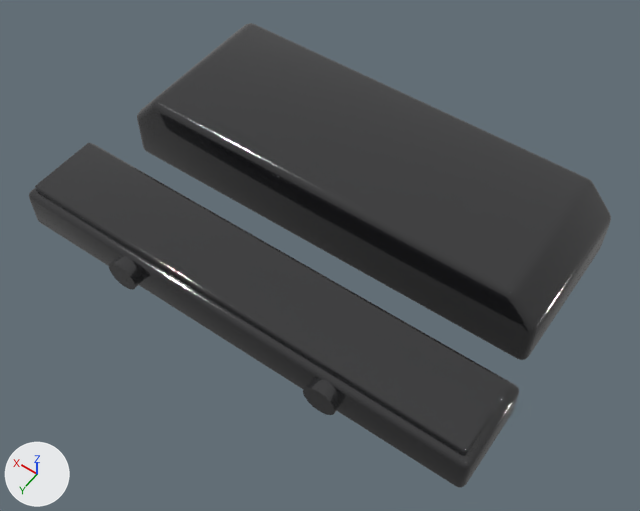
The Blender file tools/video/marble_music/assets/instruments/piano/model_black.blend: old version first, new version second.
The view is the same before and after, from a camera (50 mm lens) standing at (-0.432, 0.703, 0.854) and looking at (-0.024, 0.132, -0.044). The axes (+X, +Y, +Z) are drawn at lower left. The lights are the same throughout. The picture after the commit comes second.

Objects in the first picture: 'piano_black'.
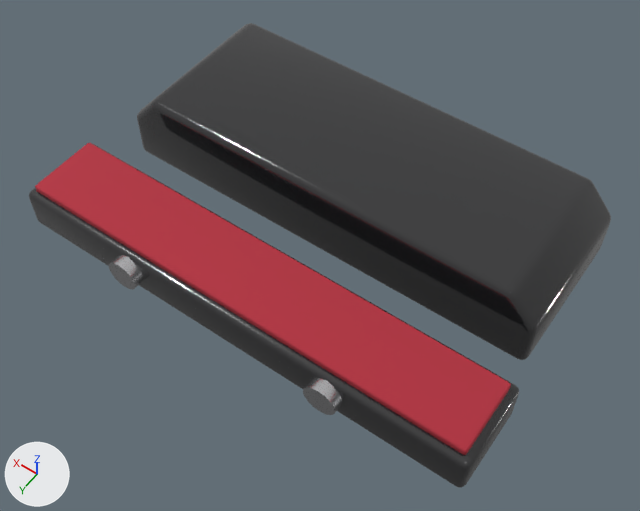
Patch to the scene script:
```diff
--- a/tools/video/marble_music/assets/instruments/piano/model_black.blend.py
+++ b/tools/video/marble_music/assets/instruments/piano/model_black.blend.py
@@ mat_pin @@
+mat_pin = principled_material('pin')
+mat_pin.base_color = (0.7, 0.7, 0.72)  # light grey #dadadd
+mat_pin.metallic = 1.0
+mat_pin.roughness = 0.25
@@ mat_pno_rail @@
+mat_pno_rail = principled_material('pno_rail')
+mat_pno_rail.base_color = (0.02, 0.02, 0.022)  # black #272729
+mat_pno_rail.roughness = 0.25
+mat_pno_rail.coat_weight = 0.8
@@ mat_pno_felt @@
+mat_pno_felt = principled_material('pno_felt')
+mat_pno_felt.base_color = (0.45, 0.03, 0.05)  # red #b3303f
+mat_pno_felt.roughness = 0.95
@@ me_piano_black @@
 me_piano_black.from_pydata(...)  # 400 vertices, 378 faces; spans x -0.33..0.33, y -0.11..0.31, z -0.07..0.045
 # used by ob_piano_black; location = (0.0, 0.0, 0.0)
+# me_piano_black part 1: 16 of the faces centred in x 0.0, y 0.175..0.295, z -0.065..-0.005 switch from mat_piano_body_black (black #212123) to mat_pno_rail (black #272729)
+# me_piano_black part 2: 98 of the faces centred in x -0.32..0.32, y 0.185..0.285, z -0.006..0.006 switch from mat_piano_body_black (black #212123) to mat_pno_felt (red #b3303f)
+# me_piano_black part 3: all 18 faces centred in x -0.171..-0.129, y 0.2..0.31, z -0.051..-0.009 switch from mat_piano_body_black (black #212123) to mat_pin (light grey #dadadd)
+# me_piano_black part 4: all 18 faces centred in x 0.129..0.171, y 0.2..0.31, z -0.051..-0.009 switch from mat_piano_body_black (black #212123) to mat_pin (light grey #dadadd)
```

Where the change shows, as pixel boxes (x1, y1, x2, y2) in the pictures (640 x 511 px):
part 1 of me_piano_black, recoloured
    both: (33, 144, 514, 463)
part 2 of me_piano_black, recoloured (black to red)
    both: (35, 143, 511, 455)
part 3 of me_piano_black, recoloured (black to light grey)
    both: (303, 378, 342, 415)
part 4 of me_piano_black, recoloured (black to light grey)
    both: (109, 255, 143, 290)
